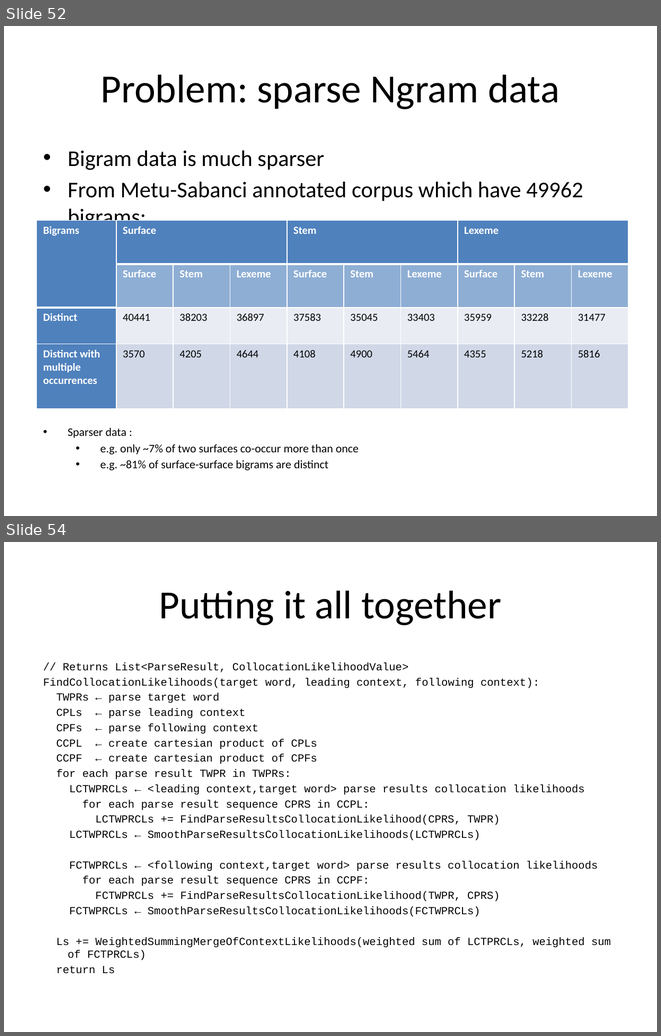
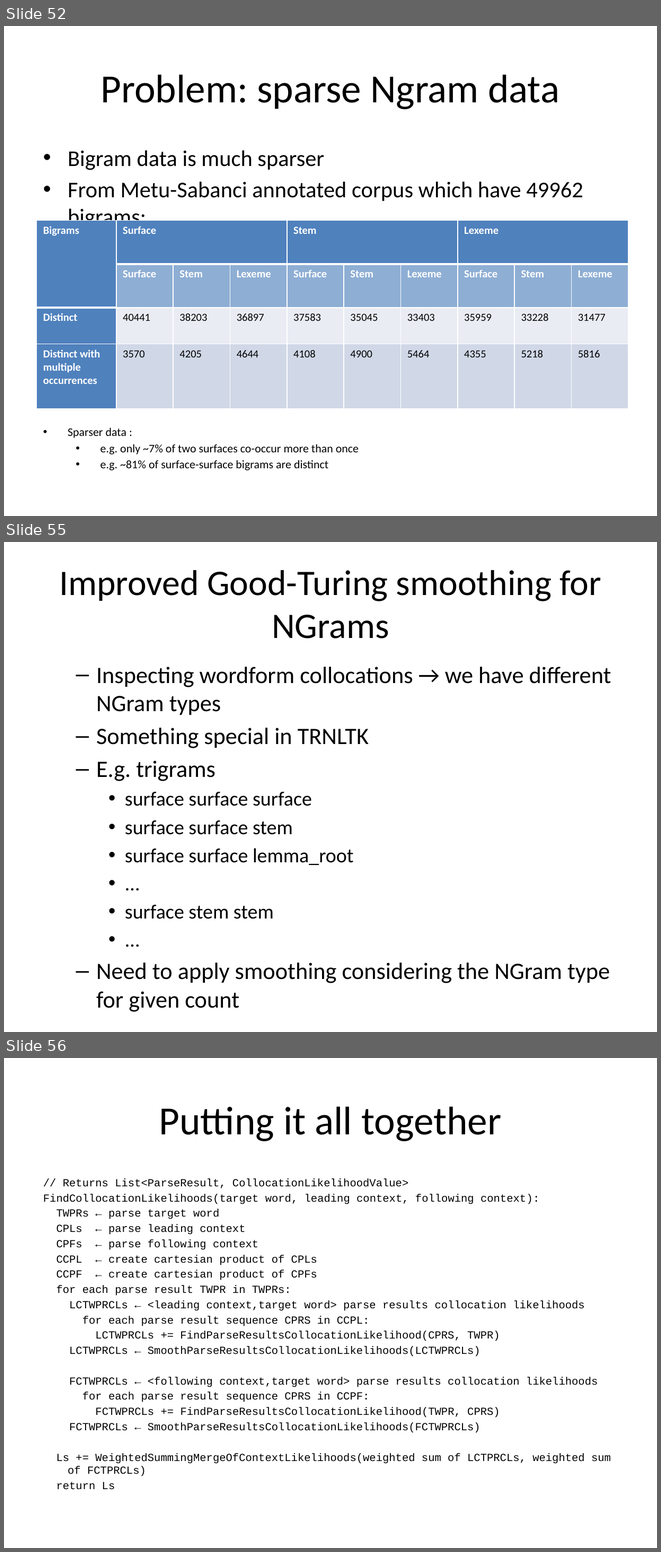
Before and after one commit to aliok/trnltk, a slide deck: scratch/trnltk.pptx. Shown one above the other, each under a label of ours: slides 52 and 54 before the commit, slides 52, 55 and 56 after it; the slides between them are not shown. The pictures are 661x1036 and 661x1552 pixels, drawn with LibreOffice and Linux fonts; fonts in the diff are those of the drawing. Boxes give left, top, right and bottom in pixels: in the first picture for what was removed or moved away, otherwise in the second. Text is boxed around its words. In the diff, an @@ line names an element or a change of style, - is before the commit and + after.

```diff
--- a/scratch/trnltk.pptx
+++ b/scratch/trnltk.pptx
@@ slide 55 added at [4,542,657,1032], background #FFFFFF @@
@@ title added at [59,570,601,638], 39.6 pt, text #000000 @@
+Improved Good-Turing smoothing for NGrams
@@ text added at [96,667,611,983], 25.9 pt, text #000000 @@
+  – Inspecting wordform collocations → we have different NGram types
+  – Something special in TRNLTK
+  – E.g. trigrams
+    • surface surface surface
+    • surface surface stem
+    • surface surface lemma_root
+    • ...
+    • surface stem stem
+    • ...
+  – Need to apply smoothing considering the NGram type for given count
@@ what was slide 54 is now slide 56 @@
```
Also in this commit, not shown: 3 slides changed, 1 other slide added.
